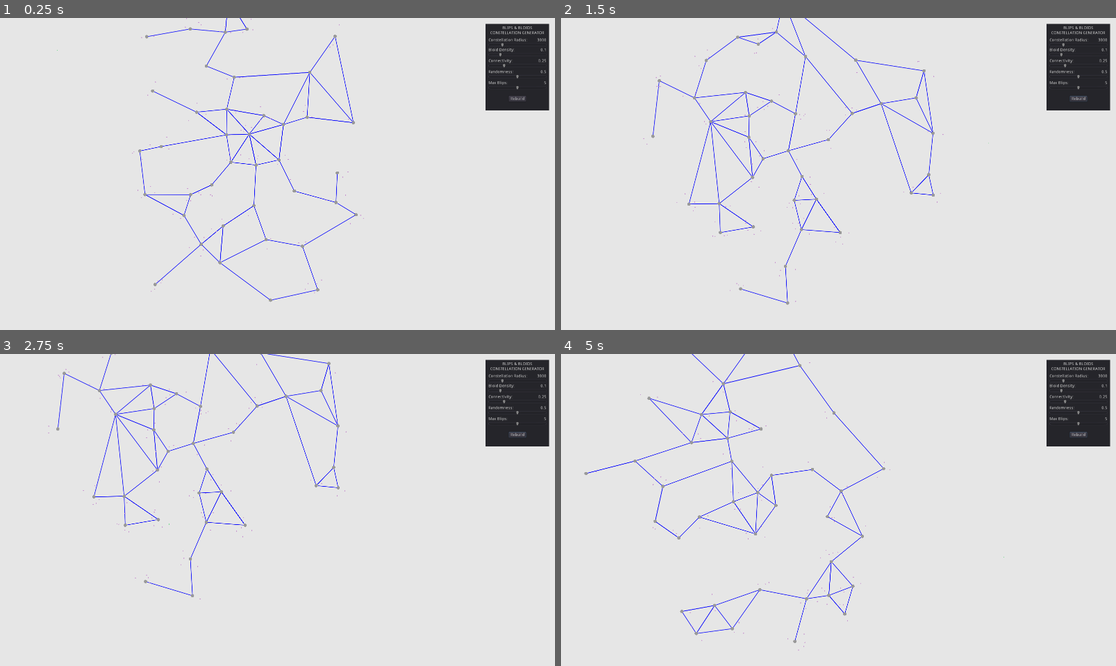
Above: before the commit, frames 1-4 (two rows, left to right).
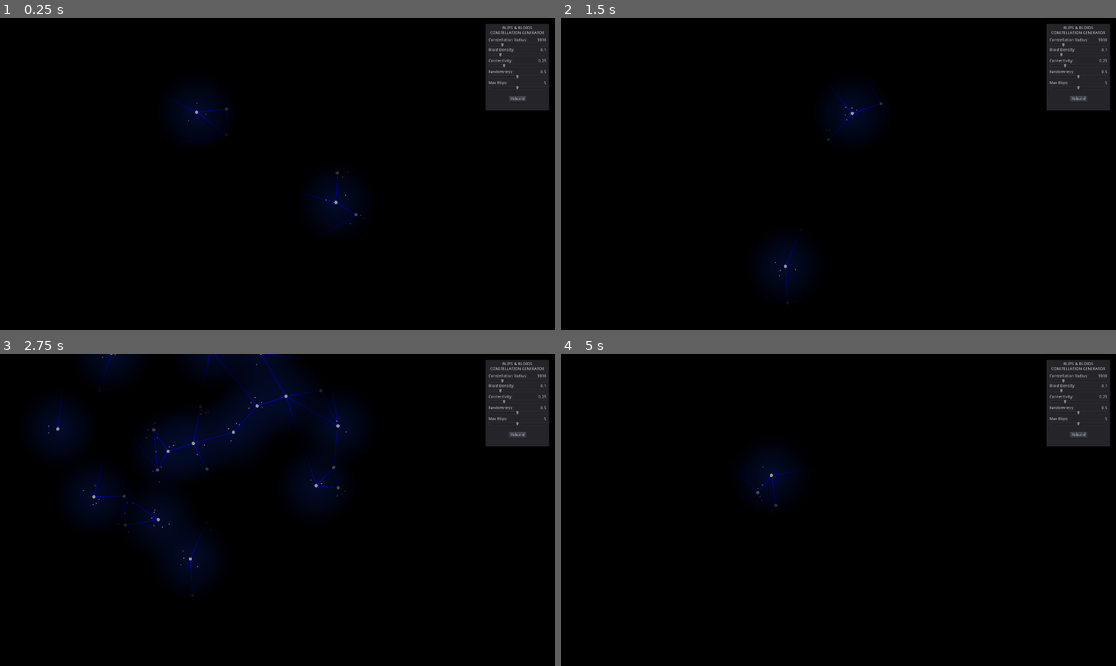
Above: after the commit, the same moments.

Repository: JRileyH/blips
Game: Godot game, scene res://Game.tscn
Two runs of this game, one before a commit and one after it. Both use one fixed random seed, a clock stepped at 60 frames per second and the inputs below.
Inputs (mouse positions are in pixels of both pictures, inside the frame that each line leads up to):
- Up to frame 1 (0.25 s): no input
- Up to frame 2 (1.5 s): click "Rebuild" at 0.5 s; tap Enter at 1.25 s; move the mouse to (960, 158) at 1.27 s; hold D (move_right) from 1.28 s (still down); click (960, 158) at 1.42 s
- Up to frame 3 (2.75 s): move the mouse to (166, 525) at 2.02 s; release D (move_right) at 2.03 s; hold S (move_down) from 2.03 s (still down)
- Up to frame 4 (5 s): move the mouse to (894, 441) at 2.77 s; release S (move_down) at 2.78 s; hold D (move_right) 2.78-3.53 s; move the mouse to (810, 572) at 3.52 s; hold W (move_up) 3.53-4.28 s; click (810, 572) at 3.67 s; move the mouse to (1005, 556) at 4.27 s; hold A (move_left) from 4.28 s (still down); tap Space (reset) at 4.9 s

The runs differ from the first frame. In frame 1, 97% of the frame differs, in the area x 0-100%, y 0-100%; in frame 2, 97%; in frame 3, 97%; in frame 4, 97%.

Commit message:
kinda working i guess

Diff:
--- /dev/null
+++ b/Constants/LightMask.gd
@@ -0,0 +1,16 @@
+extends Node
+
+
+# Declare member variables here. Examples:
+# var a = 2
+# var b = "text"
+
+
+# Called when the node enters the scene tree for the first time.
+func _ready():
+	pass # Replace with function body.
+
+
+# Called every frame. 'delta' is the elapsed time since the previous frame.
+#func _process(delta):
+#	pass
--- /dev/null
+++ b/Fog.gd
@@ -0,0 +1,66 @@
+extends Sprite
+
+const LIGHT_SIZE = 128
+const SCALE = 16
+
+var fogImage = Image.new()
+var fogTexture = ImageTexture.new()
+var lightImage = Image.new()
+var lightTexture = ImageTexture.new()
+
+var revealed: Array = []
+
+var light_offset: Vector2 = Vector2.ZERO
+
+func _ready():
+	light_offset = Vector2(1920.0 / 2.0, 1080.0 / 2.0) - Vector2(LIGHT_SIZE / 2.0, LIGHT_SIZE / 2.0)
+	scale *= SCALE
+	# Create Images
+	fogImage.create(1920, 1080, false, Image.FORMAT_RGBAH)
+
+	lightImage.create(LIGHT_SIZE, LIGHT_SIZE, false, Image.FORMAT_RGBAH)
+	# Fill Fog
+	fogImage.fill(Color(0, 0, 0, 1.0))
+	# Fill Light
+	lightImage.lock()
+	for x in range(LIGHT_SIZE):
+		for y in range(LIGHT_SIZE):
+			var color = Color(1, 1, 1, 0)
+			var dist = Vector2(x, y).distance_to(Vector2(LIGHT_SIZE/2, LIGHT_SIZE/2))
+			if dist < LIGHT_SIZE / 2.0:
+				color.a = 1 - dist/(LIGHT_SIZE/2)
+			lightImage.set_pixel(x, y, color)
+	lightImage.unlock()
+	lightTexture.create_from_image(lightImage)
+	# Set Sprite Texture
+	fogTexture.create_from_image(fogImage)
+	set_texture(fogTexture)
+
+func reset():
+	revealed = []
+	fogImage.lock()
+	fogImage.fill(Color(0, 0, 0, 1.0))
+	fogImage.unlock()
+	fogTexture.create_from_image(fogImage)
+	set_texture(fogTexture)
+
+func reveal_bloid(bloid: Bloid):
+	if revealed.has(bloid):
+		return
+	revealed.append(bloid)
+	fogImage.lock()
+
+	fogImage.blend_rect(
+		lightImage,
+		Rect2(Vector2.ZERO, Vector2(LIGHT_SIZE, LIGHT_SIZE)),
+		light_offset + (bloid.position/SCALE)
+	)
+
+	fogImage.unlock()
+	fogTexture.create_from_image(fogImage)
+	set_texture(fogTexture)
+
+
+func hide_bloid(bloid: Bloid):
+	# TODO
+	return
--- a/Map.gd
+++ b/Map.gd
@@ -14,6 +14,8 @@
 var selected_bloid = null
 var bloids: Array = []
 var blips: Array = []
+
+onready var space = $Space
 
 func set_map_size(value):
 	MAP_SIZE = value
@@ -70,7 +72,7 @@
 
 func create_bloid(global_pos: Vector2, blip_coords: PoolVector2Array = []) -> Bloid:
 	var new_bloid = Bloid.instance()
-	add_child(new_bloid)
+	space.add_child(new_bloid)
 	bloids.append(new_bloid)
 	new_bloid.global_position = global_pos
 	for blip_pos in blip_coords:
@@ -89,6 +91,8 @@
 var connections: Array = []
 
 func build():
+	b = 0
+	$Fog.reset()
 	# RESET WORLD
 	for blip in blips:
 		blip.queue_free()
@@ -177,8 +181,16 @@
 		var start = blip.orbit if blip.orbit else blip.target
 		blip.set_path(Dijkstra.shortest_path(bloids, start, bloid))
 
-func _process(_delta):
-	pass
+var timer: float = 0.0
+var b: int = 0
+func _process(delta):
+	timer += delta
+	if timer > 0.1:
+		timer = 0.0
+		if b < bloids.size():
+			$Fog.reveal_bloid(bloids[b])
+			b += 1
+
 
 func _ready():
 	build()
--- a/Map.tscn
+++ b/Map.tscn
@@ -1,6 +1,17 @@
-[gd_scene load_steps=2 format=2]
+[gd_scene load_steps=4 format=2]
 
 [ext_resource path="res://Map.gd" type="Script" id=1]
+[ext_resource path="res://Fog.gd" type="Script" id=2]
+
+[sub_resource type="CanvasItemMaterial" id=1]
+blend_mode = 3
 
 [node name="Map" type="Node2D"]
 script = ExtResource( 1 )
+
+[node name="Space" type="Node2D" parent="."]
+
+[node name="Fog" type="Sprite" parent="."]
+light_mask = 2
+material = SubResource( 1 )
+script = ExtResource( 2 )
--- a/project.godot
+++ b/project.godot
@@ -112,10 +112,15 @@
  ]
 }
 
+[layer_names]
+
+2d_render/layer_1="World"
+2d_render/layer_2="Lighting"
+2d_render/layer_3="UI"
+
 [rendering]
 
-quality/driver/driver_name="GLES2"
 vram_compression/import_etc=true
 vram_compression/import_etc2=false
-environment/default_clear_color=Color( 0.901961, 0.901961, 0.901961, 1 )
+environment/default_clear_color=Color( 0.0117647, 0.0470588, 0.180392, 1 )
 environment/default_environment="res://default_env.tres"
